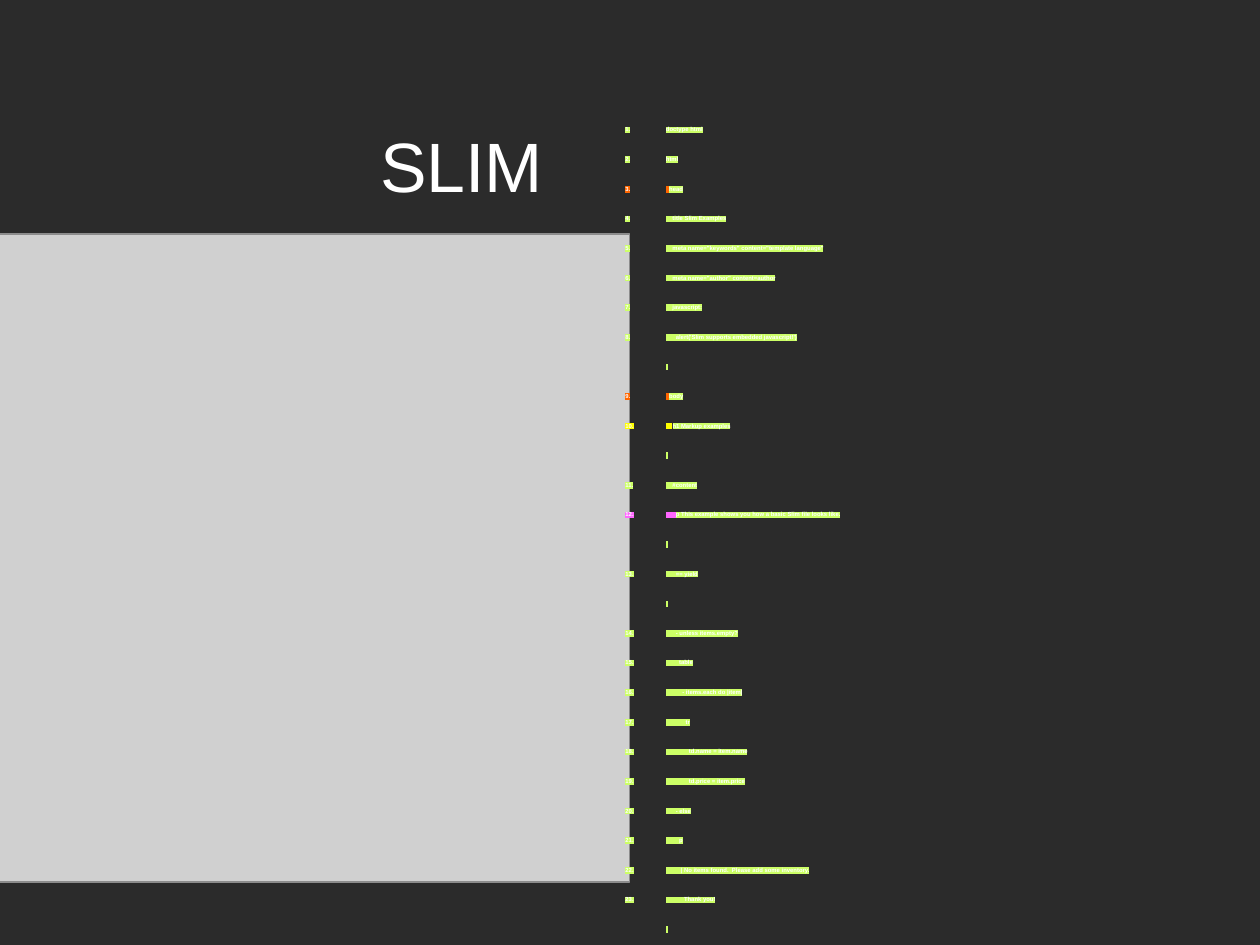
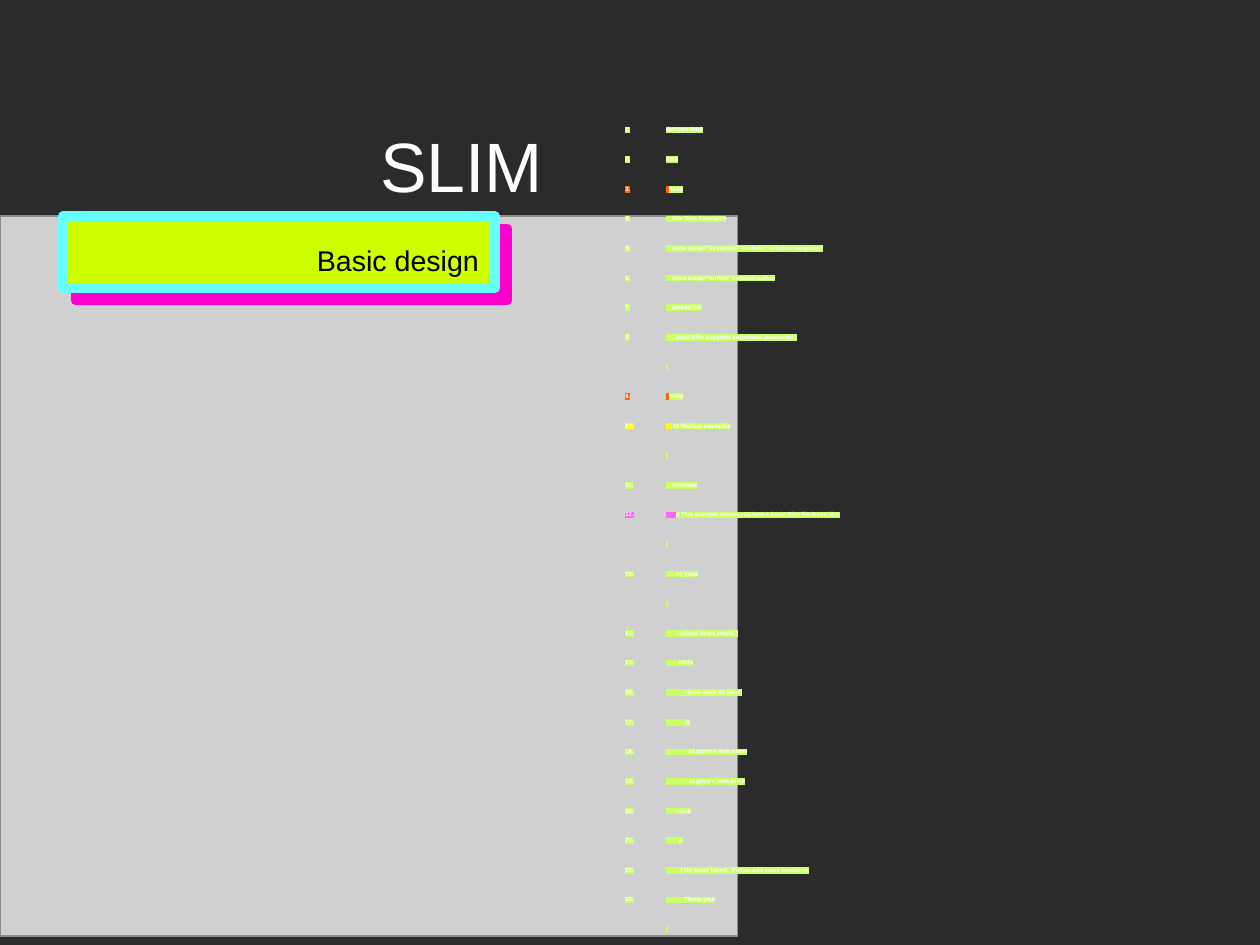
Before and after one commit to PatdeMessac/slim, a slide deck: slide 7 of SLIM_a_rigorous_presentation.odp. Drawn at 1260x945 pixels with LibreOffice and Linux fonts; fonts in the diff are those of the drawing; grey boxes stand for pictures; background and template pictures are left out; a plain dark background stands for a picture behind light text. Boxes give left, top, right and bottom in pixels: in the first picture for what was removed or moved away, otherwise in the second. Text is boxed around its words. In the diff, an @@ line names an element or a change of style, - is before the commit and + after.

```diff
--- a/SLIM_a_rigorous_presentation.odp
+++ b/SLIM_a_rigorous_presentation.odp
@@ picture: place and size @@
-picture at <box>0,234,630,883</box>
+picture at <box>0,216,739,936</box>
@@ rectangle added at <box>63,216,495,288</box>, fill #CCFF00, outline #66FFFF 6.01 pt, 18 pt, text #000000 @@
+Basic design
```
Also in this commit, not shown: 6 other slides changed.
